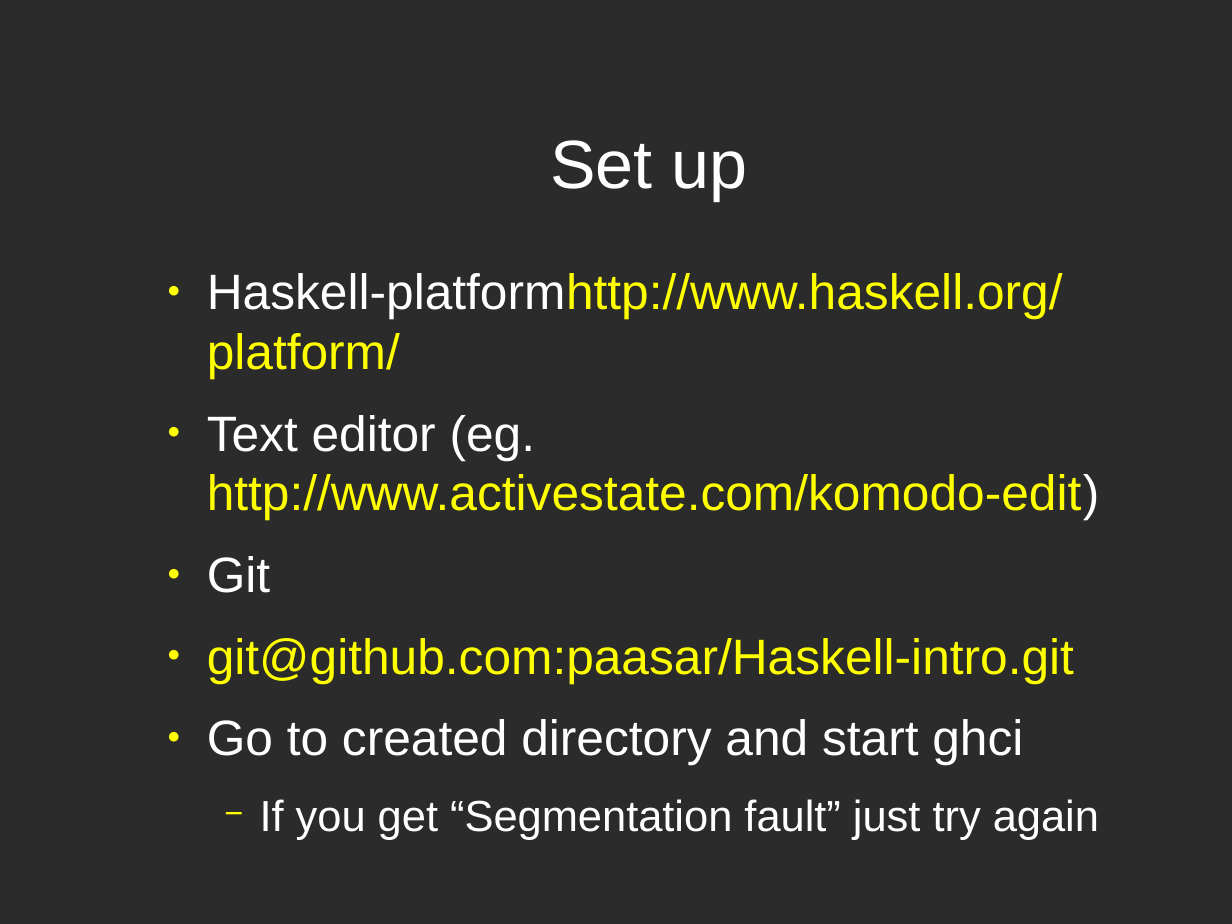
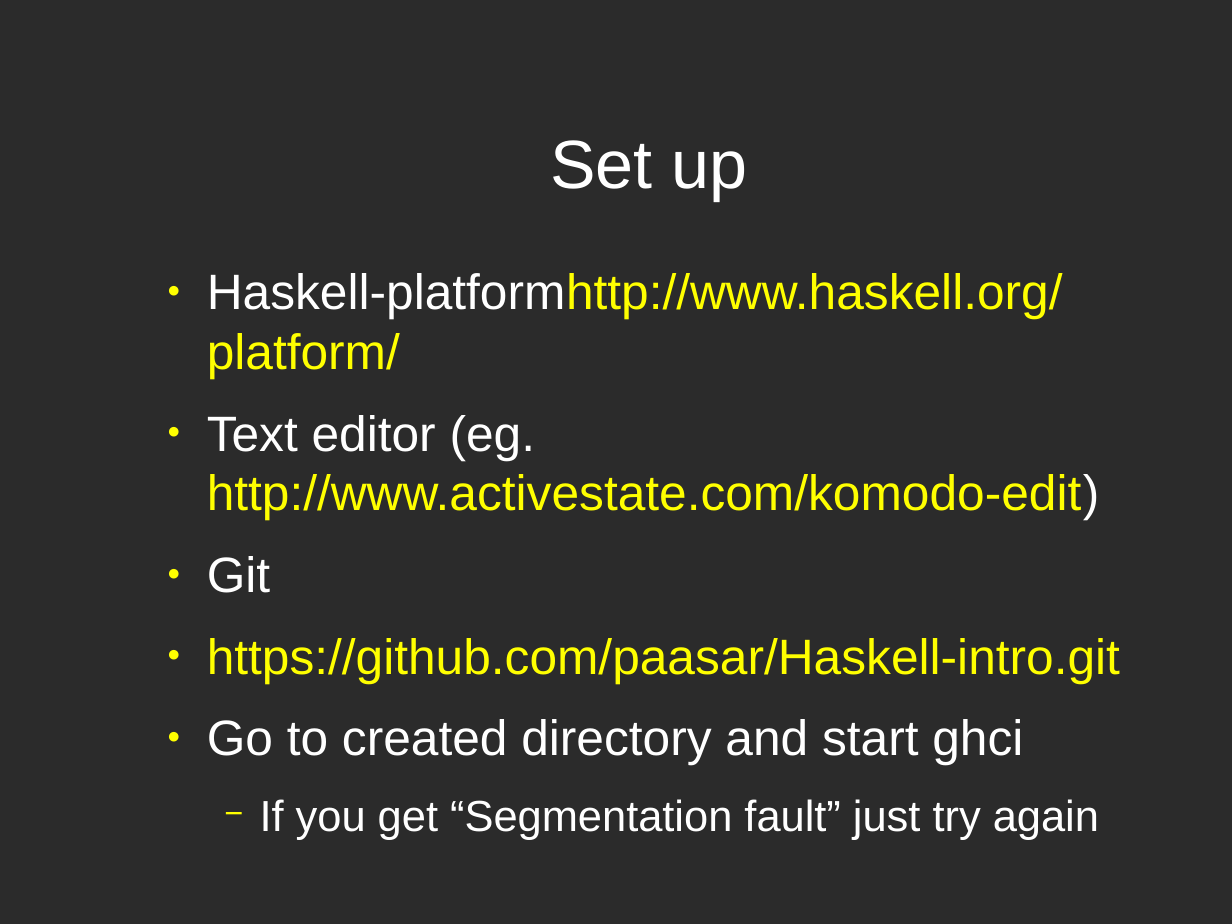
Before and after one commit to paasar/Haskell-intro, a slide deck: slide 2 of presentation/Haskell_introduction.odp. Drawn at 1232x924 pixels with LibreOffice and Linux fonts; fonts in the diff are those of the drawing; background and template pictures are left out; a plain dark background stands for a picture behind light text. Boxes give left, top, right and bottom in pixels: in the first picture for what was removed or moved away, otherwise in the second. Text is boxed around its words. In the diff, an @@ line names an element or a change of style, - is before the commit and + after.

```diff
--- a/presentation/Haskell_introduction.odp
+++ b/presentation/Haskell_introduction.odp
@@ text at [207, 638, 1120, 683]: text changed @@
-● git@github.com:paasar/Haskell-intro.git
+● https://github.com/paasar/Haskell-intro.git
```
Also in this commit, not shown: 1 other slide changed, 2 other files.
